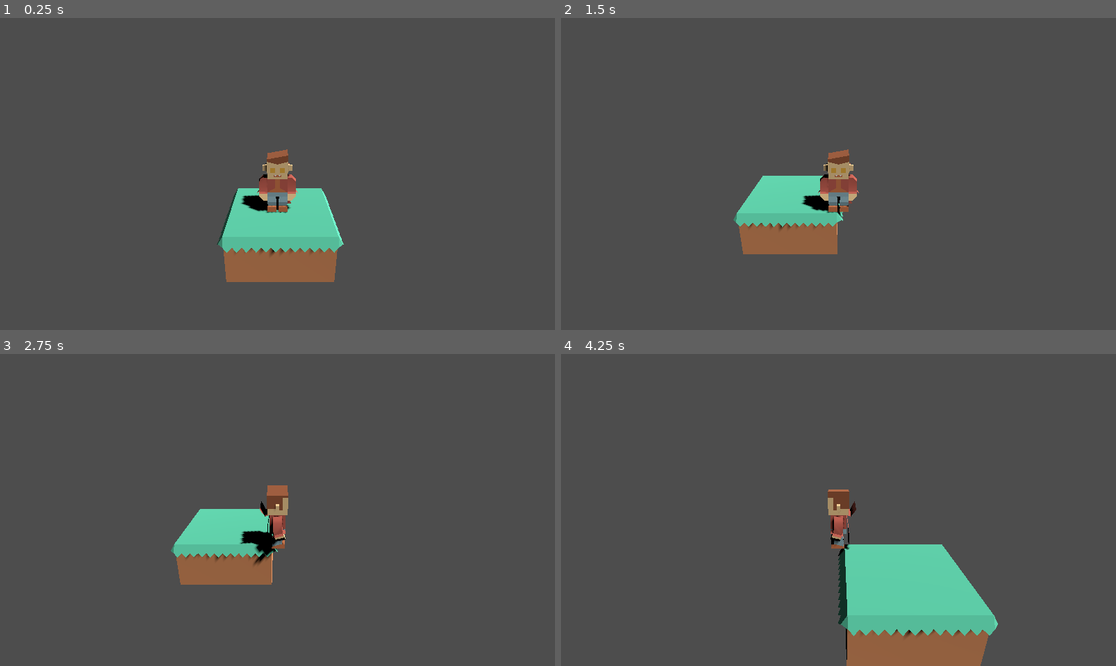
Above: before the commit, frames 1-4 (two rows, left to right).
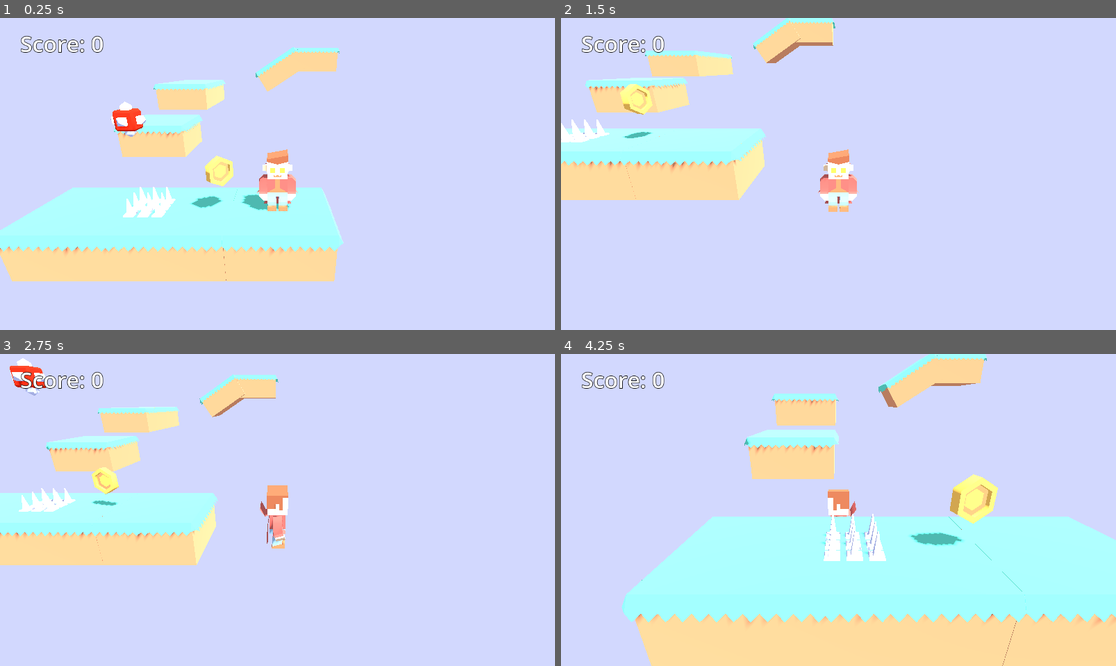
Above: after the commit, the same moments.

Repository: JacobMillner/godot-sandbox
Game: Godot game, scene res://Scenes/level1.tscn
The game is run twice, just before and just after one commit, with the same random seed, the same clock (stepped at 60 frames per second) and the same inputs.
Inputs:
- Up to frame 1 (0.25 s): no input
- Up to frame 2 (1.5 s): hold D (move_right) 0.53-1.28 s; hold Space (jump) 0.53-1.28 s; hold S (move_backward) from 1.28 s (still down); tap Space (jump) at 1.35 s
- Up to frame 3 (2.75 s): tap Space (jump) at 1.52, 1.82 s; release S (move_backward) at 2.03 s; hold D (move_right) from 2.03 s (still down); hold Space (jump) from 2.03 s (still down)
- Up to frame 4 (4.25 s): release D (move_right) at 2.78 s; release Space (jump) at 2.78 s; hold W (move_forward) 2.78-3.53 s; tap Space (jump) at 2.85, 3.02, 3.32 s; hold A (move_left) from 3.53 s (still down); hold Space (jump) from 3.53 s (still down)

The runs differ from the first frame. In frame 1, 100% of the frame differs, in the area x 0-100%, y 0-100%; in frame 2, 100%; in frame 3, 100%; in frame 4, 100%.

Commit message:
more progress on 3d platformer

Diff:
--- /dev/null
+++ b/3dPlatformer/Entities/coin.tscn
@@ -0,0 +1,22 @@
+[gd_scene load_steps=4 format=3 uid="uid://cft3odp0hhpmd"]
+
+[ext_resource type="Script" path="res://Scripts/Coin.gd" id="1_nxhjq"]
+[ext_resource type="ArrayMesh" uid="uid://cge2fuclikg8j" path="res://Models/coinGold.obj" id="2_gsv6w"]
+
+[sub_resource type="SphereShape3D" id="SphereShape3D_pugmk"]
+radius = 0.2947
+
+[node name="Coin" type="Area3D"]
+transform = Transform3D(1, 0, 0, 0, 1, 0, 0, 0, 1, -1.12322, 0.313746, 0)
+script = ExtResource("1_nxhjq")
+
+[node name="Model" type="MeshInstance3D" parent="."]
+transform = Transform3D(1.5, 0, 0, 0, 1.5, 0, 0, 0, 1.5, 0, 0, 0)
+mesh = ExtResource("2_gsv6w")
+skeleton = NodePath("../..")
+
+[node name="CollisionShape3D" type="CollisionShape3D" parent="."]
+transform = Transform3D(1, 0, 0, 0, 1, 0, 0, 0, 1, 0, 0.283872, 0)
+shape = SubResource("SphereShape3D_pugmk")
+
+[connection signal="body_entered" from="." to="." method="_on_body_entered"]
--- /dev/null
+++ b/3dPlatformer/Entities/enemy.tscn
@@ -0,0 +1,26 @@
+[gd_scene load_steps=5 format=3 uid="uid://l6hs2v2gjc8u"]
+
+[ext_resource type="Script" path="res://Scripts/Enemy.gd" id="1_s8ukt"]
+[ext_resource type="ArrayMesh" uid="uid://mvd3ie23bw83" path="res://Models/spikeBlock.obj" id="2_c4csu"]
+
+[sub_resource type="StandardMaterial3D" id="StandardMaterial3D_teysy"]
+albedo_color = Color(0.882353, 0.14902, 0.0588235, 1)
+
+[sub_resource type="BoxShape3D" id="BoxShape3D_7m5sy"]
+size = Vector3(0.497816, 0.503614, 0.500419)
+
+[node name="Enemy" type="Area3D"]
+transform = Transform3D(1, 0, 0, 0, 1, 0, 0, 0, 1, -3.76357, 0.455063, -1.93634)
+script = ExtResource("1_s8ukt")
+move_dir = Vector3(0, 3, 0)
+
+[node name="Model" type="MeshInstance3D" parent="."]
+mesh = ExtResource("2_c4csu")
+skeleton = NodePath("../..")
+surface_material_override/1 = SubResource("StandardMaterial3D_teysy")
+
+[node name="CollisionShape3D" type="CollisionShape3D" parent="."]
+transform = Transform3D(1, 0, 0, 0, 1, 0, 0, 0, 1, 0, 0.498985, 0)
+shape = SubResource("BoxShape3D_7m5sy")
+
+[connection signal="body_entered" from="." to="." method="_on_body_entered"]
--- /dev/null
+++ b/3dPlatformer/Entities/player.tscn
@@ -0,0 +1,39 @@
+[gd_scene load_steps=5 format=3 uid="uid://0pkjb68gxl50"]
+
+[ext_resource type="Script" path="res://Scripts/Player.gd" id="1_xa3id"]
+[ext_resource type="ArrayMesh" uid="uid://gjuyfsvj5gs0" path="res://Models/characterVampire.obj" id="2_yb7d7"]
+
+[sub_resource type="CapsuleShape3D" id="CapsuleShape3D_qspcn"]
+radius = 0.3
+height = 1.2
+
+[sub_resource type="LabelSettings" id="LabelSettings_thx3o"]
+font_size = 46
+outline_size = 4
+outline_color = Color(0, 0, 0, 1)
+
+[node name="Player" type="CharacterBody3D" groups=["Player"]]
+transform = Transform3D(1, 0, 0, 0, 1, 0, 0, 0, 1, 0, 0.160234, 0)
+script = ExtResource("1_xa3id")
+
+[node name="Model" type="MeshInstance3D" parent="."]
+transform = Transform3D(1.5, 0, 0, 0, 1.5, 0, 0, 0, 1.5, 0, 0, 0)
+mesh = ExtResource("2_yb7d7")
+skeleton = NodePath("../..")
+
+[node name="col" type="CollisionShape3D" parent="."]
+transform = Transform3D(1, 0, 0, 0, 1, 0, 0, 0, 1, 0, 0.6, 0)
+shape = SubResource("CapsuleShape3D_qspcn")
+
+[node name="Camera3D" type="Camera3D" parent="."]
+transform = Transform3D(1, 0, 0, 0, 0.930507, 0.366274, 0, -0.366274, 0.930507, 0, 2.68178, 4.90571)
+current = true
+fov = 60.0
+
+[node name="ScoreText" type="Label" parent="."]
+offset_left = 42.0
+offset_top = 21.0
+offset_right = 377.0
+offset_bottom = 119.0
+text = "Score: 0"
+label_settings = SubResource("LabelSettings_thx3o")
--- /dev/null
+++ b/3dPlatformer/Entities/spikes.tscn
@@ -0,0 +1,22 @@
+[gd_scene load_steps=4 format=3 uid="uid://ys5llqgvnv6y"]
+
+[ext_resource type="Script" path="res://Scripts/Spikes.gd" id="1_555ro"]
+[ext_resource type="ArrayMesh" uid="uid://ckhit4w6oius4" path="res://Models/spikesLarge.obj" id="2_65ucc"]
+
+[sub_resource type="BoxShape3D" id="BoxShape3D_v7mju"]
+size = Vector3(0.597276, 0.939291, 1)
+
+[node name="Spikes" type="Area3D"]
+transform = Transform3D(1, 0, 0, 0, 1, 0, 0, 0, 1, -2.60039, 0, 0)
+script = ExtResource("1_555ro")
+
+[node name="SpikesLarge" type="MeshInstance3D" parent="."]
+transform = Transform3D(1.3, 0, 0, 0, 1.3, 0, 0, 0, 1.3, 0, 0, 0)
+mesh = ExtResource("2_65ucc")
+skeleton = NodePath("../..")
+
+[node name="CollisionShape3D" type="CollisionShape3D" parent="."]
+transform = Transform3D(1, 0, 0, 0, 0.338501, 0, 0, 0, 0.69106, 0, 0.151519, 0)
+shape = SubResource("BoxShape3D_v7mju")
+
+[connection signal="body_entered" from="." to="." method="_on_body_entered"]
--- a/3dPlatformer/Platforms/platform_large.tscn
+++ b/3dPlatformer/Platforms/platform_large.tscn
@@ -3,7 +3,8 @@
 [ext_resource type="ArrayMesh" uid="uid://d3ecuvi3x1r07" path="res://Models/blockLarge.obj" id="1_0c2re"]
 
 [sub_resource type="BoxShape3D" id="BoxShape3D_8ujqf"]
-size = Vector3(2, 1, 2)
+custom_solver_bias = 0.075
+size = Vector3(2, 0.979621, 2)
 
 [node name="PlatformLarge" type="StaticBody3D"]
 transform = Transform3D(1, 0, 0, 0, 1, 0, 0, 0, 1, 0.0517454, -1, -0.0176029)
--- a/3dPlatformer/Scenes/level1.tscn
+++ b/3dPlatformer/Scenes/level1.tscn
@@ -1,35 +1,52 @@
-[gd_scene load_steps=5 format=3 uid="uid://dpvqswijcbq0h"]
+[gd_scene load_steps=7 format=3 uid="uid://dpvqswijcbq0h"]
 
 [ext_resource type="PackedScene" uid="uid://bbc6rs7bddyo3" path="res://Platforms/platform_large.tscn" id="1_3sk7r"]
-[ext_resource type="ArrayMesh" uid="uid://gjuyfsvj5gs0" path="res://Models/characterVampire.obj" id="2_6yvja"]
-[ext_resource type="Script" path="res://Scripts/Player.gd" id="2_c583y"]
+[ext_resource type="PackedScene" uid="uid://0pkjb68gxl50" path="res://Entities/player.tscn" id="1_jtur6"]
+[ext_resource type="PackedScene" uid="uid://l6hs2v2gjc8u" path="res://Entities/enemy.tscn" id="3_635wc"]
+[ext_resource type="PackedScene" uid="uid://ys5llqgvnv6y" path="res://Entities/spikes.tscn" id="4_138cs"]
+[ext_resource type="PackedScene" uid="uid://cft3odp0hhpmd" path="res://Entities/coin.tscn" id="5_q8jnb"]
 
-[sub_resource type="CapsuleShape3D" id="CapsuleShape3D_qspcn"]
-radius = 0.265036
-height = 2.1823
+[sub_resource type="Environment" id="Environment_ueyjq"]
+background_mode = 1
+background_color = Color(0.823529, 0.847059, 0.996078, 1)
 
 [node name="Main" type="Node3D"]
-
-[node name="PlatformLarge" parent="." instance=ExtResource("1_3sk7r")]
-
-[node name="Player" type="CharacterBody3D" parent="."]
-transform = Transform3D(1, 0, 0, 0, 1, 0, 0, 0, 1, 0, 0.160234, 0)
-script = ExtResource("2_c583y")
-
-[node name="Model" type="MeshInstance3D" parent="Player"]
-transform = Transform3D(1.5, 0, 0, 0, 1.5, 0, 0, 0, 1.5, 0, 0, 0)
-mesh = ExtResource("2_6yvja")
-skeleton = NodePath("../..")
-
-[node name="col" type="CollisionShape3D" parent="Player"]
-transform = Transform3D(1.08033, 0, 0, 0, 0.559842, 0, 0, 0, 1, 0, 0.599102, 0)
-shape = SubResource("CapsuleShape3D_qspcn")
-
-[node name="Camera3D" type="Camera3D" parent="Player"]
-transform = Transform3D(1, 0, 0, 0, 0.930507, 0.366274, 0, -0.366274, 0.930507, 0, 2.68178, 4.90571)
-current = true
-fov = 60.0
 
 [node name="DirectionalLight3D" type="DirectionalLight3D" parent="."]
 transform = Transform3D(0.569107, -0.68131, 0.460363, 0, 0.559873, 0.828579, -0.822263, -0.47155, 0.318628, 0.267108, 4.70561, -0.14439)
 shadow_enabled = true
+
+[node name="Player" parent="." instance=ExtResource("1_jtur6")]
+transform = Transform3D(1, 0, 0, 0, 1, 0, 0, 0, 1, 0, 0.0833547, 0)
+
+[node name="PlatformLarge" parent="." instance=ExtResource("1_3sk7r")]
+
+[node name="PlatformLarge2" parent="." instance=ExtResource("1_3sk7r")]
+transform = Transform3D(1, 0, 0, 0, 1, 0, 0, 0, 1, -1.9532, -1, -0.0176029)
+
+[node name="PlatformLarge3" parent="." instance=ExtResource("1_3sk7r")]
+transform = Transform3D(1, 0, 0, 0, 1, 0, 0, 0, 1, -3.90997, -1, -0.0176029)
+
+[node name="PlatformLarge4" parent="." instance=ExtResource("1_3sk7r")]
+transform = Transform3D(1, 0, 0, 0, 1, 0, 0, 0, 1, -3.90997, 0.0426924, -4.26096)
+
+[node name="PlatformLarge5" parent="." instance=ExtResource("1_3sk7r")]
+transform = Transform3D(1, 0, 0, 0, 1, 0, 0, 0, 1, -3.90997, 1.06404, -7.4878)
+
+[node name="PlatformLarge6" parent="." instance=ExtResource("1_3sk7r")]
+transform = Transform3D(1, 0, 0, 0, 1, 0, 0, 0, 1, -3.90997, 1.06404, -9.44072)
+
+[node name="PlatformLarge8" parent="." instance=ExtResource("1_3sk7r")]
+transform = Transform3D(1, 0, 0, 0, 1, 0, 0, 0, 1, 1.7095, 2.51459, -9.40871)
+
+[node name="PlatformLarge7" parent="." instance=ExtResource("1_3sk7r")]
+transform = Transform3D(0.846967, -0.531645, -0.00068544, 0.531645, 0.846967, 0.000227386, 0.000459648, -0.000557006, 1, 0.382765, 2.15388, -9.27376)
+
+[node name="Enemy" parent="." instance=ExtResource("3_635wc")]
+
+[node name="Spikes" parent="." instance=ExtResource("4_138cs")]
+
+[node name="Coin" parent="." instance=ExtResource("5_q8jnb")]
+
+[node name="WorldEnvironment" type="WorldEnvironment" parent="."]
+environment = SubResource("Environment_ueyjq")
--- /dev/null
+++ b/3dPlatformer/Scripts/Coin.gd
@@ -0,0 +1,22 @@
+extends Area3D
+
+var spin_speed : float = 3.0
+var bob_height : float = 0.2
+var bob_speed : float = 5.0
+
+@onready var start_y : float = global_position.y
+var t : float = 0.0
+
+# Called every frame. 'delta' is the elapsed time since the previous frame.
+func _process(delta):
+	rotate(Vector3.UP, spin_speed * delta)
+
+	t += delta
+	var d = (sin(t * bob_speed) + 1) / 2
+	global_position.y = start_y + (d * bob_height)
+
+
+func _on_body_entered(body):
+	if body.is_in_group("Player"):
+		body.add_score(1)
+		queue_free()
--- /dev/null
+++ b/3dPlatformer/Scripts/Enemy.gd
@@ -0,0 +1,30 @@
+extends Area3D
+
+@export var move_speed : float = 2.0
+@export var move_dir : Vector3
+
+var start_pos : Vector3
+var target_pos : Vector3
+
+
+
+# Called when the node enters the scene tree for the first time.
+func _ready():
+	start_pos = global_position
+	target_pos = start_pos + move_dir
+
+
+# Called every frame. 'delta' is the elapsed time since the previous frame.
+func _process(delta):
+	global_position = global_position.move_toward(target_pos, move_speed * delta)
+
+	if global_position == target_pos:
+		if global_position == start_pos:
+			target_pos = start_pos + move_dir
+		else:
+			target_pos = start_pos
+
+
+func _on_body_entered(body):
+	if body.is_in_group("Player"):
+		body.game_over()
--- a/3dPlatformer/Scripts/Player.gd
+++ b/3dPlatformer/Scripts/Player.gd
@@ -6,18 +6,40 @@
 
 var facing_angle: float
 
+var score: int
+
 @onready var model: MeshInstance3D = get_node("Model")
+@onready var score_text : Label = get_node("ScoreText")
 
 func _physics_process(delta):
+	# apply gravity if we're in the air
 	if not is_on_floor():
 		velocity.y -= gravity * delta
+
+	if Input.is_action_pressed("jump") and is_on_floor():
+		velocity.y = jump_force
+	# get keyboard input
 	var input = Input.get_vector("move_left", "move_right", "move_forward", "move_backward")
+	# calc move direction
 	var dir = Vector3(input.x, 0, input.y)
 
+	# assign direction to velocity
 	velocity.x = dir.x * move_speed
 	velocity.z = dir.z * move_speed
 
 	move_and_slide()
+
+	# if we are moving, change model angle
 	if input.length() > 0:
 		facing_angle = Vector2(input.y, input.x).angle()
 	model.rotation.y = lerp_angle(model.rotation.y, facing_angle, 0.5)
+
+	if global_position.y < -5:
+		game_over()
+
+func game_over():
+	get_tree().reload_current_scene()
+
+func add_score(amount):
+	score += amount
+	score_text.text = str("Score: ", score)
--- /dev/null
+++ b/3dPlatformer/Scripts/Spikes.gd
@@ -0,0 +1,7 @@
+extends Area3D
+
+
+
+func _on_body_entered(body):
+	if body.is_in_group("Player"):
+		body.game_over()
